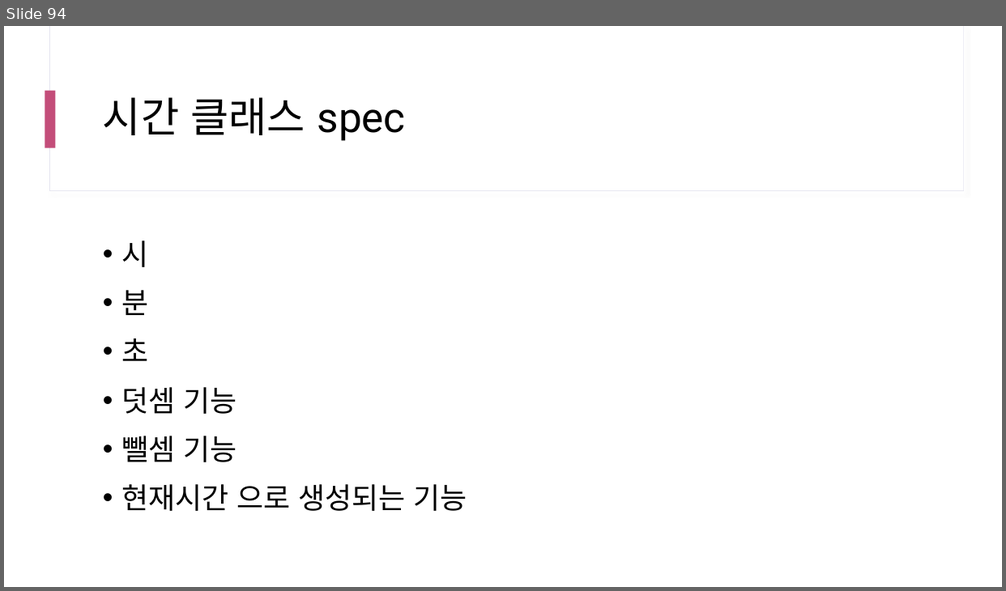
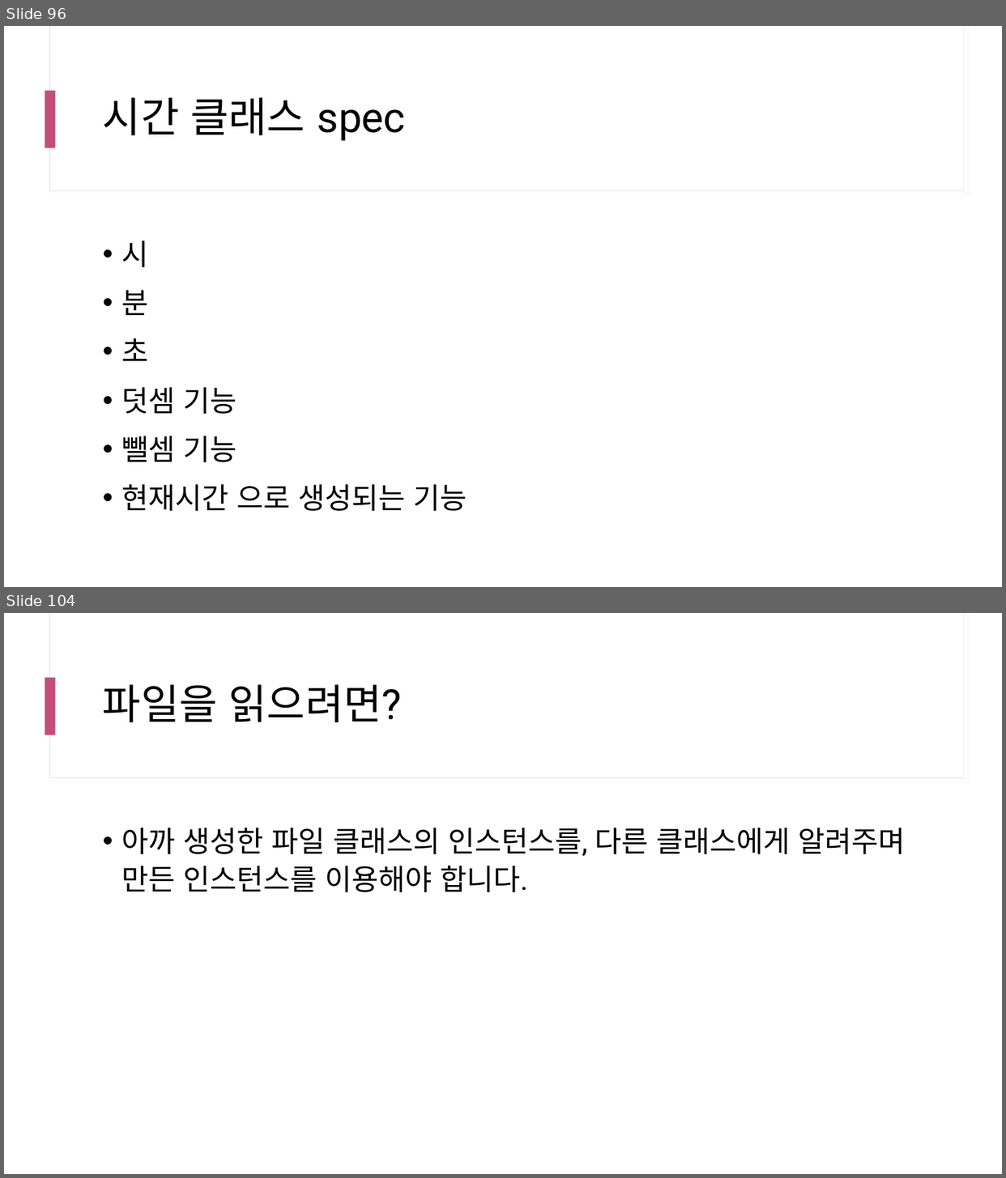
Before and after one commit to yhs0602/SPLIT_lecture_examples, a slide deck: docs/SPLIT 17차 Java.pptx. Shown one above the other, each under a label of ours: slide 94 before the commit, slides 96 and 104 after it; the slides between them are not shown. The pictures are 1006x591 and 1006x1178 pixels, drawn with LibreOffice and Linux fonts; fonts in the diff are those of the drawing. Boxes give left, top, right and bottom in pixels: in the first picture for what was removed or moved away, otherwise in the second. Text is boxed around its words. In the diff, an @@ line names an element or a change of style, - is before the commit and + after.

```diff
--- a/docs/SPLIT 17차 Java.pptx
+++ b/docs/SPLIT 17차 Java.pptx
@@ slide 104 added at (4, 613, 1002, 1174), background #FFFFFF; not listed: 3 template elements that a slide beside it also shows @@
@@ title added at (103, 684, 402, 722), 40 pt, text #000000 @@
+파일을 읽으려면?
@@ text added at (121, 828, 906, 892), 28 pt, text #000000 @@
+• 아까 생성한 파일 클래스의 인스턴스를, 다른 클래스에게 알려주며 만든 인스턴스를 이용해야 합니다.
@@ what was slide 94 is now slide 96 @@
```
Also in this commit, not shown: 2 slides changed, 13 other slides added.
